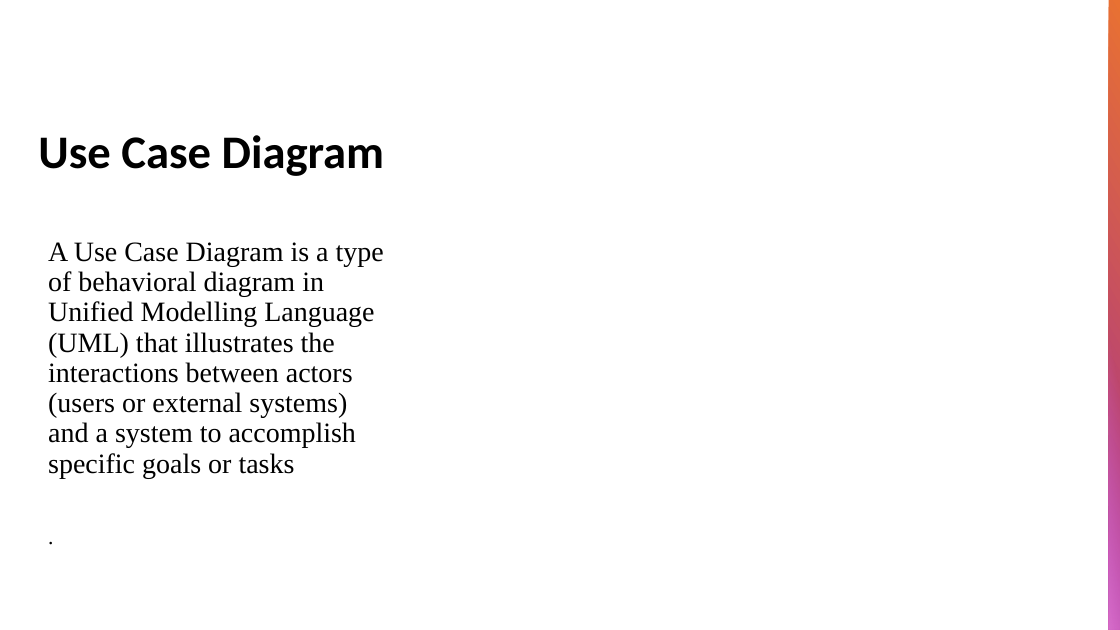
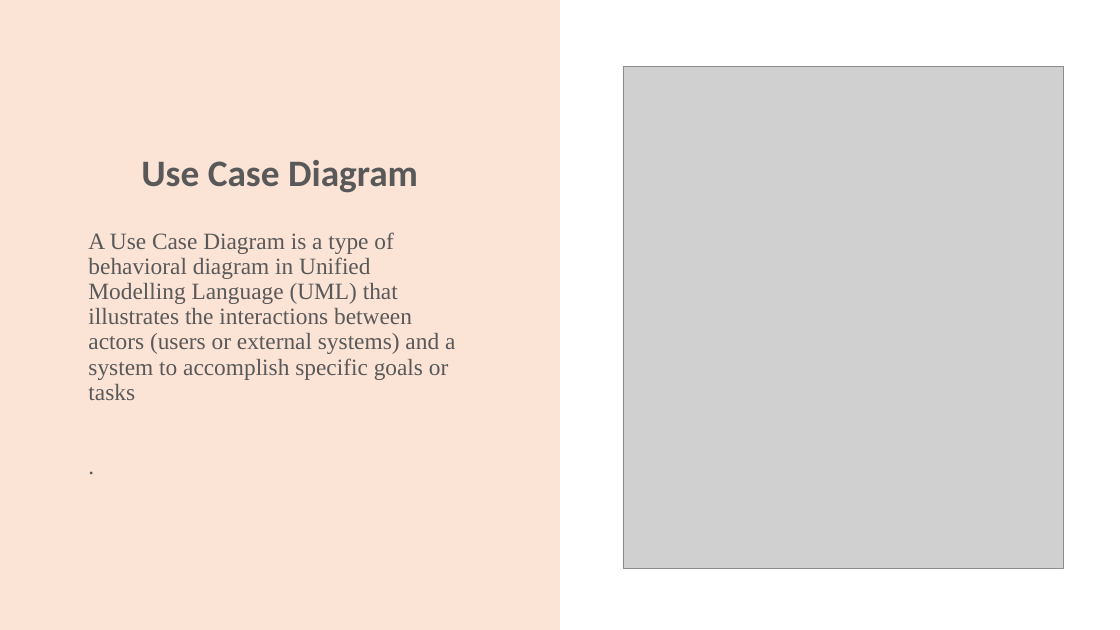
Before and after one commit to mrsushilshrestha/Project-VI, a slide deck: slide 13 of Report-File/Purposal-File/Presentation1.pptx (slide 14 before the commit). Drawn at 1120x630 pixels with LibreOffice and Linux fonts; fonts in the diff are those of the drawing; grey boxes stand for pictures. Boxes give left, top, right and bottom in pixels: in the first picture for what was removed or moved away, otherwise in the second. Text is boxed around its words. In the diff, an @@ line names an element or a change of style, - is before the commit and + after.

```diff
--- a/Report-File/Purposal-File/Presentation1.pptx
+++ b/Report-File/Purposal-File/Presentation1.pptx
@@ rectangle added at (x1=0, y1=0, x2=560, y2=630), fill #FBE3D6 @@
@@ rectangle removed at (x1=1109, y1=0, x2=1120, y2=630) @@
@@ title "Use Case Diagram" moved from (x1=38, y1=135, x2=384, y2=176) to (x1=141, y1=160, x2=418, y2=193) @@
@@ title "Use Case Diagram" at (x1=141, y1=160, x2=418, y2=193): size 40 to 32 pt, text colour #000000 to #595959; alignment left to centre @@
@@ picture added at (x1=623, y1=66, x2=1065, y2=569) @@
@@ text "A Use Case Diagram is ..." moved from (x1=48, y1=242, x2=384, y2=478) to (x1=88, y1=232, x2=455, y2=400) @@
@@ text "A Use Case Diagram is ..." at (x1=88, y1=232, x2=455, y2=400): size 24.1 to 20 pt, text colour #000000 to #595959; size 18.5 to 20 pt in "." @@
@@ rectangle removed at (x1=1109, y1=324, x2=1120, y2=630) @@
```
Also in this commit, not shown: 1 other slide changed, 1 slide removed.
